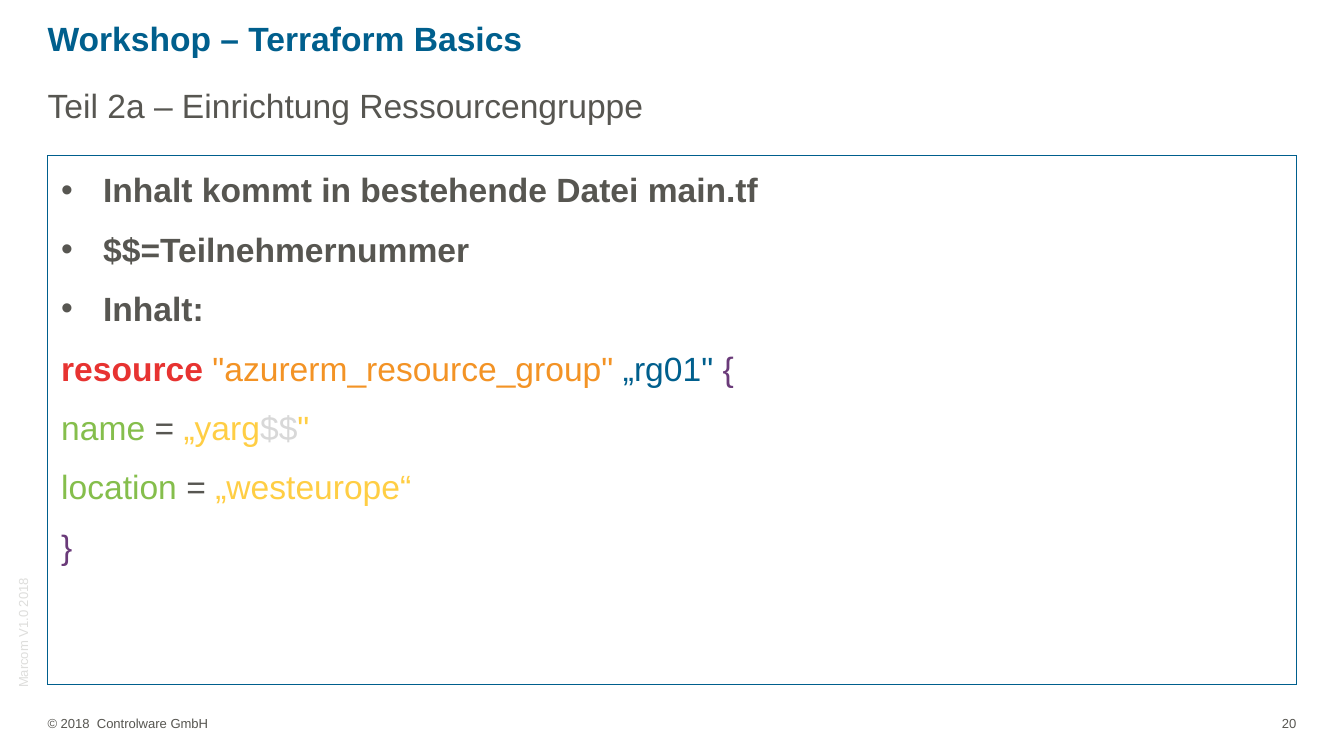
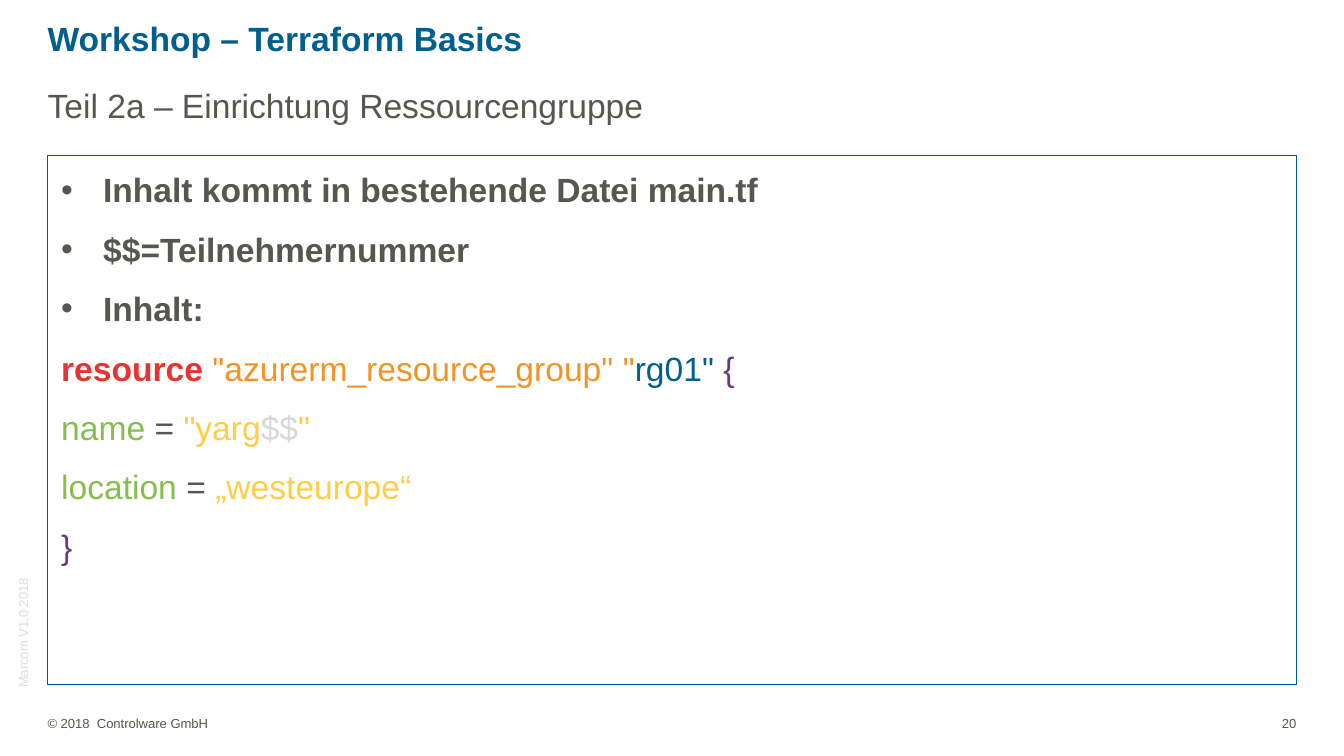
Before and after one commit to rscheder/workshops, a slide deck: slide 20 of tf/ppt/Workshop_Terraform_Basic.pptx. Drawn at 1344x756 pixels with LibreOffice and Linux fonts; fonts in the diff are those of the drawing; background and template pictures are left out. Boxes give left, top, right and bottom in pixels: in the first picture for what was removed or moved away, otherwise in the second. Text is boxed around its words. In the diff, an @@ line names an element or a change of style, - is before the commit and + after.

```diff
--- a/tf/ppt/Workshop_Terraform_Basic.pptx
+++ b/tf/ppt/Workshop_Terraform_Basic.pptx
@@ text at (61,357,714,446): text changed @@
-resource "azurerm_resource_group" „rg01" {
-name = „yarg$$"
+resource "azurerm_resource_group" "rg01" {
+name = "yarg$$"
```
Also in this commit, not shown: 4 other slides changed, 1 slide added, 3 other files.
